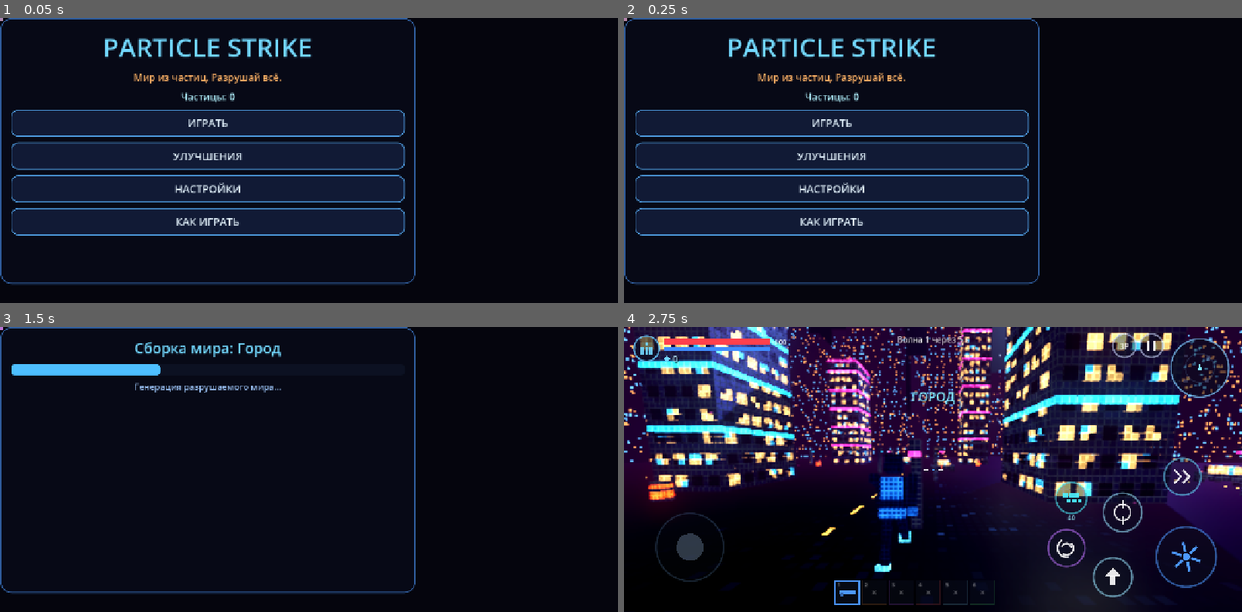
Above: before the commit, frames 1-4 (two rows, left to right).
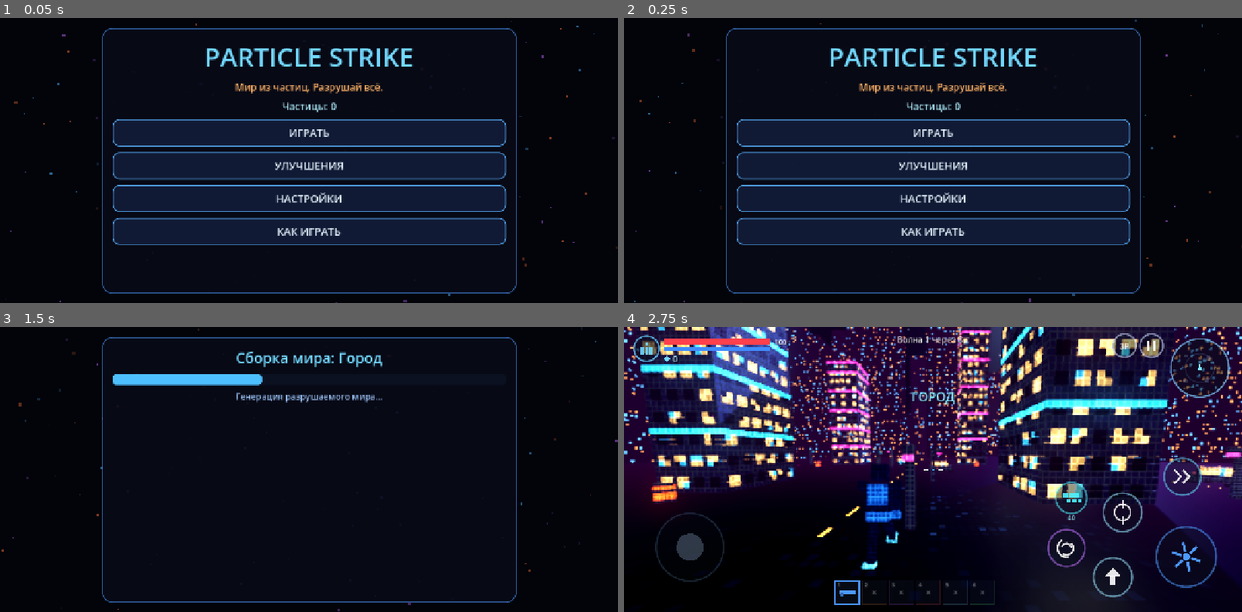
Above: after the commit, the same moments.

Repository: wwgame28/KERN-
Game: Godot game, scene res://main.tscn
The game is run twice, just before and just after one commit, with the same random seed, the same clock (stepped at 60 frames per second) and the same inputs.
Inputs (mouse positions are in pixels of both pictures, inside the frame that each line leads up to):
- Up to frame 1 (0.05 s): no input
- Up to frame 2 (0.25 s): no input
- Up to frame 3 (1.5 s): click "ИГРАТЬ" at 0.5 s; click "Город Ночной мегаполис. Небос…" at 1.25 s
- Up to frame 4 (2.75 s): tap Enter at 2, 2.1 s; move the mouse to (1068, 455) at 2.02 s; hold D from 2.03 s (still down); click (1068, 455) at 2.17 s; tap Space at 2.27 s

The runs differ from the first frame. In frame 1, 31% of the frame differs, in the area x 0-100%, y 0-100%; in frame 2, 31%; in frame 3, 6.0%; in frame 4, 26%.

Commit message:
Verify Particle Strike in Godot 4.4.1, fix found bugs, add polish and screenshots
Ran the project in the real engine (headless autotests for all 4 locations and
software-Vulkan Mobile rendering) and fixed what it found:
- FSR is Forward+-only in 4.4: use MetalFX Spatial when available, else bilinear
- menus/HUD/controls were not filling the screen (anchors without offsets)
- rockets missed strafing enemies: proximity fuse for player projectiles
- lighter first wave, less washed-out village/wasteland skies, camera framing,
  slimmer first-person weapon, subtler ground dots

Added haptics, per-location ambient music (generated on the loading screen),
first-run control tips, and in-game screenshots in docs/screenshots.

Co-Authored-By: Claude Opus 5.5 <noreply@anthropic.com>
Claude-Session: https://claude.ai/code/session_018s4e9gPykevP7yuupBYUFD

Diff:
--- a/particle_strike/scripts/autoload/game_state.gd
+++ b/particle_strike/scripts/autoload/game_state.gd
@@ -53,6 +53,9 @@
 	"all_locations": false,
 	"invert_y": false,
 	"sound": true,
+	"music": true,
+	"vibration": true,
+	"tips_shown": false,
 }
 
 
--- a/particle_strike/scripts/autoload/perf.gd
+++ b/particle_strike/scripts/autoload/perf.gd
@@ -54,10 +54,21 @@
 	preset_applied.emit()
 
 
+func _upscale_mode() -> int:
+	## FSR 1.0 в Godot 4.4 есть только в Forward+. На Mobile-рендере под Metal
+	## (Godot 4.5+) берём MetalFX Spatial, иначе — билинейный апскейл.
+	if RenderingServer.get_current_rendering_method() == "forward_plus":
+		return Viewport.SCALING_3D_MODE_FSR
+	var metalfx := "SCALING_3D_MODE_METALFX_SPATIAL"
+	if ClassDB.class_has_integer_constant("Viewport", metalfx) and RenderingServer.get_current_rendering_driver_name() == "metal":
+		return ClassDB.class_get_integer_constant("Viewport", metalfx)
+	return Viewport.SCALING_3D_MODE_BILINEAR
+
+
 func _apply_scale() -> void:
 	var vp := get_viewport()
 	if current_scale < 0.99:
-		vp.scaling_3d_mode = Viewport.SCALING_3D_MODE_FSR
+		vp.scaling_3d_mode = _upscale_mode() as Viewport.Scaling3DMode
 		vp.fsr_sharpness = 0.35
 	else:
 		vp.scaling_3d_mode = Viewport.SCALING_3D_MODE_BILINEAR
--- a/particle_strike/scripts/autoload/sfx.gd
+++ b/particle_strike/scripts/autoload/sfx.gd
@@ -31,6 +31,8 @@
 }
 
 var _streams := {}
+var _music: AudioStreamPlayer
+var _music_cache := {}
 var _players: Array[AudioStreamPlayer] = []
 var _next := 0
 var _last_play := {}
@@ -44,6 +46,83 @@
 	for key in DEFS.keys():
 		var d: Array = DEFS[key]
 		_streams[key] = _synth(d[0], d[1], d[2], d[3], d[4], d[5], d[6], d[7])
+	_music = AudioStreamPlayer.new()
+	_music.volume_db = -14.0
+	add_child(_music)
+	GameState.settings_changed.connect(_on_settings)
+
+
+func _on_settings() -> void:
+	if not bool(GameState.get_setting("music", true)) and _music.playing:
+		_music.stop()
+
+
+# ---------------------------------------------------------------- вибрация
+
+func vibrate(ms: int) -> void:
+	if bool(GameState.get_setting("vibration", true)) and OS.has_feature("mobile"):
+		Input.vibrate_handheld(ms)
+
+
+# ---------------------------------------------------------------- музыка
+
+# Аккорды-«подложки» для локаций (Гц). Частоты кратны 1/8 Гц — петля 8 с без щелчка.
+const MOODS := {
+	"city": [110.0, 164.75, 220.0, 261.625, 329.625],
+	"village": [130.75, 196.0, 261.625, 329.625, 392.0],
+	"wasteland": [73.375, 110.0, 146.875, 220.0, 293.625],
+	"space": [82.375, 123.5, 164.75, 246.875, 369.875],
+	"menu": [98.0, 146.875, 196.0, 293.625, 370.0],
+}
+
+
+func prepare_music(mood: String) -> void:
+	## Генерация заранее (на экране загрузки), чтобы не было рывка в игре.
+	if not _music_cache.has(mood):
+		_music_cache[mood] = _pad(MOODS.get(mood, MOODS["menu"]))
+
+
+func play_music(mood: String) -> void:
+	if not bool(GameState.get_setting("music", true)):
+		return
+	prepare_music(mood)
+	if _music.stream == _music_cache[mood] and _music.playing:
+		return
+	_music.stream = _music_cache[mood]
+	_music.play()
+
+
+func stop_music() -> void:
+	_music.stop()
+
+
+func _pad(freqs: Array) -> AudioStreamWAV:
+	## Медленный эмбиент-аккорд: синусы с лёгкой расстройкой и «дыханием» громкости.
+	var dur := 8.0
+	var rate := 11025
+	var n := int(dur * rate)
+	var data := PackedByteArray()
+	data.resize(n * 2)
+	var count := freqs.size()
+	for i in n:
+		var t := float(i) / rate
+		var s := 0.0
+		for k in count:
+			var f: float = freqs[k]
+			var lfo := 0.55 + 0.45 * sin(TAU * t / dur * float(k % 2 + 1) + float(k))
+			s += sin(TAU * f * t) * lfo
+			s += sin(TAU * (f * 2.0) * t) * 0.12 * lfo
+		s = s / float(count) * 0.55
+		data.encode_s16(i * 2, int(clampf(s, -1.0, 1.0) * 32767.0))
+	var w := AudioStreamWAV.new()
+	w.format = AudioStreamWAV.FORMAT_16_BITS
+	w.mix_rate = rate
+	w.stereo = false
+	w.data = data
+	w.loop_mode = AudioStreamWAV.LOOP_FORWARD
+	w.loop_begin = 0
+	w.loop_end = n
+	return w
 
 
 func play(sound: String, volume_db: float = 0.0, pitch_jitter: float = 0.08) -> void:
--- a/particle_strike/scripts/core/game_world.gd
+++ b/particle_strike/scripts/core/game_world.gd
@@ -159,6 +159,7 @@
 		schedule_explosion(pos, 5.0, 0.05)
 	if n > 450:
 		slowmo(0.5, 0.35)
+		Sfx.vibrate(60)
 
 
 # ---------------------------------------------------------------- лучи
@@ -242,6 +243,8 @@
 		debris.burst(pos, 8, col, radius * 4.0, 0.14, true, 2.0)
 		Sfx.play_at("hit", pos)
 	add_shake(clampf(radius * 0.1, 0.05, 0.6) * _shake_falloff(pos))
+	if big_fx and radius >= 2.5 and _shake_falloff(pos) > 0.5:
+		Sfx.vibrate(25)
 
 
 func schedule_explosion(pos: Vector3, radius: float, delay: float) -> void:
--- a/particle_strike/scripts/core/level_builder.gd
+++ b/particle_strike/scripts/core/level_builder.gd
@@ -164,11 +164,11 @@
 		"horizon_sharp": 0.45,
 		"ambient": Color(0.55, 0.42, 0.45), "ambient_energy": 0.55,
 		"sun_light": Color(1.0, 0.7, 0.45), "sun_energy": 1.35, "sun_elev": 13.0, "sun_yaw": -60.0,
-		"fog_color": Color(0.85, 0.55, 0.42), "fog_density": 0.006, "glow": 0.8, "bloom": 0.1,
-	})
-	LevelEnv.make_ground(gw, {
-		"base_color": Color(0.17, 0.24, 0.09), "dot_color": Color(1.0, 0.85, 0.45), "dot_scale": 2.6,
-		"dot_glow": 0.18, "roughness_val": 0.9,
+		"fog_color": Color(0.9, 0.6, 0.45), "fog_density": 0.0032, "fog_sky": 0.08, "glow": 0.7, "bloom": 0.05,
+	})
+	LevelEnv.make_ground(gw, {
+		"base_color": Color(0.16, 0.26, 0.08), "dot_color": Color(1.0, 0.85, 0.45), "dot_scale": 3.0,
+		"dot_glow": 0.15, "roughness_val": 0.9, "dot_size": 0.2, "contrast": 0.85,
 	})
 	LevelEnv.make_bounds(gw, 64.0)
 	LevelEnv.make_backdrop(gw, "mountains", rng, {
@@ -215,16 +215,16 @@
 	var gw := ctx.gw
 	var rng := ctx.rng
 	LevelEnv.make_environment(gw, {
-		"top_color": Color(0.32, 0.38, 0.55), "horizon_color": Color(0.95, 0.62, 0.38),
-		"bottom_color": Color(0.4, 0.3, 0.2), "sun_color": Color(1.0, 0.85, 0.6), "sun_size": 0.04,
-		"horizon_sharp": 0.5,
+		"top_color": Color(0.2, 0.36, 0.66), "horizon_color": Color(0.95, 0.62, 0.38),
+		"bottom_color": Color(0.4, 0.3, 0.2), "sun_color": Color(0.8, 0.62, 0.4), "sun_size": 0.018,
+		"horizon_sharp": 0.35, "exposure": 0.9,
 		"ambient": Color(0.6, 0.5, 0.42), "ambient_energy": 0.6,
 		"sun_light": Color(1.0, 0.82, 0.62), "sun_energy": 1.5, "sun_elev": 28.0, "sun_yaw": 20.0,
-		"fog_color": Color(0.82, 0.6, 0.42), "fog_density": 0.011, "fog_sky": 0.4, "glow": 0.7, "bloom": 0.06,
-	})
-	LevelEnv.make_ground(gw, {
-		"base_color": Color(0.48, 0.34, 0.2), "dot_color": Color(1.0, 0.7, 0.4), "dot_scale": 2.2,
-		"dot_glow": 0.12, "roughness_val": 0.95,
+		"fog_color": Color(0.82, 0.6, 0.42), "fog_density": 0.0065, "fog_sky": 0.15, "glow": 0.45, "bloom": 0.02,
+	})
+	LevelEnv.make_ground(gw, {
+		"base_color": Color(0.48, 0.34, 0.2), "dot_color": Color(1.0, 0.7, 0.4), "dot_scale": 2.6,
+		"dot_glow": 0.1, "roughness_val": 0.95, "dot_size": 0.22, "contrast": 0.82,
 	})
 	LevelEnv.make_bounds(gw, 64.0)
 	LevelEnv.make_backdrop(gw, "mesas", rng, {
--- a/particle_strike/scripts/core/level_env.gd
+++ b/particle_strike/scripts/core/level_env.gd
@@ -60,7 +60,7 @@
 static func make_ground(gw: GameWorld, cfg: Dictionary, disc_radius: float = 0.0) -> void:
 	var mat := ShaderMaterial.new()
 	mat.shader = load("res://shaders/ground.gdshader")
-	for key in ["base_color", "dot_color", "dot_scale", "dot_glow", "roughness_val", "metallic_val", "road_spacing", "road_width", "road_color", "line_color"]:
+	for key in ["base_color", "dot_color", "dot_scale", "dot_glow", "dot_size", "contrast", "roughness_val", "metallic_val", "road_spacing", "road_width", "road_color", "line_color"]:
 		if cfg.has(key):
 			mat.set_shader_parameter(key, cfg[key])
 	var mi := MeshInstance3D.new()
--- a/particle_strike/scripts/core/main.gd
+++ b/particle_strike/scripts/core/main.gd
@@ -24,6 +24,7 @@
 	menus.quit_requested.connect(quit_to_menu)
 	menus.retry_requested.connect(_retry)
 	menus.show_main()
+	Sfx.play_music("menu")
 
 
 func _retry() -> void:
@@ -38,6 +39,8 @@
 	await _teardown()
 	menus.show_loading("Сборка мира: " + String(GameState.LOCATION_NAMES.get(id, id)))
 	await get_tree().process_frame
+	if bool(GameState.get_setting("music", true)):
+		Sfx.prepare_music(id)
 
 	world = GameWorld.new()
 	world.name = "World"
@@ -73,7 +76,28 @@
 	get_tree().paused = false
 	Perf.adaptive_active = true
 	world.notify.emit(String(GameState.LOCATION_NAMES.get(id, id)).to_upper(), Color(0.5, 0.9, 1.0))
+	Sfx.play_music(id)
 	_loading = false
+	if not bool(GameState.get_setting("tips_shown", false)):
+		_run_tips()
+
+
+func _run_tips() -> void:
+	## Подсказки при первом запуске.
+	var tips := [
+		"Левый палец — бег, правый — поворот камеры",
+		"Держи ОГОНЬ и веди пальцем — прицел следует за ним",
+		"Стреляй в низ зданий — верх рухнет целиком",
+		"Светящиеся частицы — валюта. Подходи ближе — магнит соберёт",
+		"Вихрь заряжается от разрушений. Стена стоит 40 частиц",
+	]
+	var w := world
+	for t in tips:
+		await get_tree().create_timer(4.5, false).timeout
+		if world != w or world == null or hud == null:
+			return
+		hud.show_tip(t, 4.2)
+	GameState.set_setting("tips_shown", true)
 
 
 func _teardown() -> void:
@@ -122,6 +146,7 @@
 	GameState.save_game()
 	await _teardown()
 	menus.show_main()
+	Sfx.play_music("menu")
 
 
 func _on_player_died() -> void:
--- a/particle_strike/scripts/core/projectile_system.gd
+++ b/particle_strike/scripts/core/projectile_system.gd
@@ -141,6 +141,12 @@
 			var mask := GameWorld.L_WORLD | GameWorld.L_DESTRUCT
 			mask |= GameWorld.L_ENEMY if p.team == 0 else GameWorld.L_PLAYER
 			var hit := gw.raycast(p.pos, next, mask)
+			if p.team == 0 and hit.get("enemy") == null:
+				# неконтактный взрыватель / «толстый» луч: прощает промах на сенсорном экране
+				var seg_end: Vector3 = next if hit.is_empty() else hit["position"]
+				var near := _proximity_enemy(gw, p.pos, seg_end, _proximity(p))
+				if near:
+					hit = {"position": near.center() - p.vel.normalized() * near.hit_radius * 0.5, "enemy": near, "normal": -p.vel.normalized(), "object": null}
 			if not hit.is_empty():
 				_impact(gw, p, hit)
 				done = true
@@ -160,6 +166,32 @@
 			if p.trail_t > 0.02:
 				p.trail_t = 0.0
 				gw.debris.spawn(p.pos - p.vel.normalized() * 0.4, Vector3(randf_range(-1, 1), randf_range(0, 1.5), randf_range(-1, 1)), Color(1.0, 0.5, 0.2), 0.16, true)
+
+
+func _proximity(p: Proj) -> float:
+	match p.kind:
+		"rocket":
+			return 1.1
+		"frag":
+			return 0.5
+	return 0.3
+
+
+func _proximity_enemy(gw: GameWorld, a: Vector3, b: Vector3, extra: float) -> Enemy:
+	var ab := b - a
+	var l2 := maxf(ab.length_squared(), 0.0001)
+	var best: Enemy = null
+	var best_t := 2.0
+	for e: Enemy in gw.enemies:
+		if not e.is_alive():
+			continue
+		var c := e.center()
+		var t := clampf((c - a).dot(ab) / l2, 0.0, 1.0)
+		var r := e.hit_radius + extra
+		if c.distance_squared_to(a + ab * t) < r * r and t < best_t:
+			best_t = t
+			best = e
+	return best
 
 
 func _update_plasma(gw: GameWorld, p: Proj, next: Vector3) -> bool:
--- a/particle_strike/scripts/core/voxel_rig.gd
+++ b/particle_strike/scripts/core/voxel_rig.gd
@@ -168,7 +168,7 @@
 
 static func build_gun(rig: VoxelRig, parent_name: String, color: Color, kind: String, hand_y: float = -0.58) -> Part:
 	var c := Color(color.r, color.g, color.b, 1.0)
-	var dark := Color(0.12, 0.13, 0.18, 0.1)
+	var dark := Color(color.r * 0.35 + 0.05, color.g * 0.35 + 0.05, color.b * 0.35 + 0.07, 0.35)
 	var l := 0.45
 	match kind:
 		"shotgun":
--- a/particle_strike/scripts/core/wave_director.gd
+++ b/particle_strike/scripts/core/wave_director.gd
@@ -21,7 +21,7 @@
 	gw = world
 	wave = 0
 	state = "break"
-	break_t = 5.0
+	break_t = 9.0
 
 
 func remaining() -> int:
@@ -66,7 +66,7 @@
 	hp_mult = 1.0 + 0.12 * float(wave - 1)
 	alive_cap = mini(10 + wave, 22)
 	to_spawn.clear()
-	var n := 5 + wave * 3
+	var n := 3 + wave * 3
 	for i in n:
 		var r := randf()
 		var t := "swarmer"
--- a/particle_strike/scripts/enemies/enemy.gd
+++ b/particle_strike/scripts/enemies/enemy.gd
@@ -5,7 +5,7 @@
 ## Колосс (босс каждые 5 волн). Статусы: заморозка, горение, отбрасывание.
 
 const TYPES := {
-	"swarmer": {"name": "Рой", "hp": 34.0, "speed": 8.5, "damage": 9.0, "reward": 8,
+	"swarmer": {"name": "Рой", "hp": 34.0, "speed": 8.0, "damage": 7.0, "reward": 8,
 		"color": Color(0.45, 0.15, 0.75), "glow": Color(1.0, 0.3, 0.9), "radius": 0.5, "height": 0.9, "scale": 1.0},
 	"shooter": {"name": "Стрелок", "hp": 70.0, "speed": 4.8, "damage": 10.0, "reward": 14,
 		"color": Color(0.55, 0.1, 0.14), "glow": Color(1.0, 0.35, 0.25), "radius": 0.45, "height": 1.8, "scale": 1.0},
@@ -242,7 +242,7 @@
 			"swarmer":
 				want = dir_flat * speed
 				if dist < 1.8 and attack_cd <= 0.0:
-					attack_cd = 0.9
+					attack_cd = 1.1
 					pl.take_damage(float(def["damage"]), global_position)
 					knock -= dir_flat * 4.0
 			"shooter":
--- a/particle_strike/scripts/player/player.gd
+++ b/particle_strike/scripts/player/player.gd
@@ -81,13 +81,13 @@
 	cam_pitch = Node3D.new()
 	cam_yaw.add_child(cam_pitch)
 	spring = SpringArm3D.new()
-	spring.spring_length = 3.4
+	spring.spring_length = 3.8
 	spring.margin = 0.25
 	spring.collision_mask = GameWorld.L_WORLD | GameWorld.L_DESTRUCT
 	var sph := SphereShape3D.new()
 	sph.radius = 0.25
 	spring.shape = sph
-	spring.position = Vector3(0.7, 0.15, 0)
+	spring.position = Vector3(1.05, 0.3, 0)
 	cam_pitch.add_child(spring)
 	spring.add_excluded_object(get_rid())
 	camera = Camera3D.new()
@@ -98,9 +98,10 @@
 	camera.current = true
 
 	viewmodel = VoxelRig.new()
-	viewmodel.vsize = 0.05
-	viewmodel.position = Vector3(0.26, -0.24, -0.45)
-	viewmodel.rotation_degrees.y = 180.0
+	viewmodel.vsize = 0.03
+	viewmodel.position = Vector3(0.24, -0.2, -0.42)
+	viewmodel.rotation_degrees = Vector3(-2.0, 186.0, 0.0)
+	viewmodel.scale = Vector3.ONE * 0.65
 	camera.add_child(viewmodel)
 
 	for id in WeaponData.ORDER:
@@ -282,6 +283,7 @@
 	hit_flash = 1.0
 	gw.add_shake(0.22)
 	Sfx.play("hurt", -2.0)
+	Sfx.vibrate(35)
 	damaged.emit(from_pos)
 	health_changed.emit(hp, max_hp, shield, max_shield)
 	if hp <= 0.0:
@@ -518,8 +520,8 @@
 		spring.spring_length = 0.0
 		spring.position = Vector3(0, 0.1, 0)
 	else:
-		spring.spring_length = lerpf(spring.spring_length, 2.1 if aiming else 3.4, clampf(delta * 8.0, 0.0, 1.0))
-		spring.position = spring.position.lerp(Vector3(0.85 if aiming else 0.7, 0.15, 0), clampf(delta * 8.0, 0.0, 1.0))
+		spring.spring_length = lerpf(spring.spring_length, 2.2 if aiming else 3.8, clampf(delta * 8.0, 0.0, 1.0))
+		spring.position = spring.position.lerp(Vector3(1.15 if aiming else 1.05, 0.3, 0), clampf(delta * 8.0, 0.0, 1.0))
 
 	# тряска камеры
 	_shake_t += delta * 40.0
@@ -537,7 +539,7 @@
 	rig.rotation.y = lerp_angle(rig.rotation.y, yaw + PI, clampf(delta * 14.0, 0.0, 1.0))
 	var firing_pose := aiming or (controls != null and controls.fire_held) or recoil > 0.05
 	rig.animate_humanoid(anim_t, move, not is_on_floor(), pitch if firing_pose else -0.3, firing_pose, recoil, clampf(dash_t / DASH_TIME, 0.0, 1.0), land_squash)
-	viewmodel.position = Vector3(0.26, -0.24 + sin(anim_t) * 0.01 * move, -0.45 + recoil * 0.06)
+	viewmodel.position = Vector3(0.24, -0.2 + sin(anim_t) * 0.008 * move, -0.42 + recoil * 0.05)
 	hit_flash = maxf(hit_flash - delta * 5.0, 0.0)
 	var fl := hit_flash * 0.8 + (0.35 if invuln > 0.0 else 0.0)
 	rig.set_flash(fl)
--- a/particle_strike/scripts/ui/hud.gd
+++ b/particle_strike/scripts/ui/hud.gd
@@ -19,13 +19,15 @@
 var _shield := 50.0
 var _max_shield := 50.0
 var _shown_particles := 0.0
+var _tip := ""
+var _tip_t := 0.0
 
 
 func setup(world: GameWorld, p: Player, c: TouchControls) -> void:
 	gw = world
 	player = p
 	controls = c
-	set_anchors_preset(Control.PRESET_FULL_RECT)
+	set_anchors_and_offsets_preset(Control.PRESET_FULL_RECT)
 	mouse_filter = Control.MOUSE_FILTER_IGNORE
 	gw.notify.connect(_on_notify)
 	gw.hit_marker.connect(_on_hit)
@@ -46,6 +48,11 @@
 		_notes.pop_front()
 
 
+func show_tip(text: String, duration: float) -> void:
+	_tip = text
+	_tip_t = duration
+
+
 func _on_hit(kill: bool) -> void:
 	_hit_t = 0.18
 	if kill:
@@ -74,6 +81,7 @@
 	_kill_t = maxf(_kill_t - delta, 0.0)
 	_dmg_t = maxf(_dmg_t - delta, 0.0)
 	_combo_pop = maxf(_combo_pop - delta * 4.0, 0.0)
+	_tip_t = maxf(_tip_t - delta, 0.0)
 	for i in range(_notes.size() - 1, -1, -1):
 		_notes[i]["t"] = float(_notes[i]["t"]) - delta
 		if float(_notes[i]["t"]) <= 0.0:
@@ -219,6 +227,15 @@
 		_text(font, Vector2(0, ny), String(n["text"]), int(26 * u), Color(c.r, c.g, c.b, a2), HORIZONTAL_ALIGNMENT_CENTER, vp.x)
 		ny += 34.0 * u
 
+	# --- подсказка обучения
+	if _tip_t > 0.0 and _tip != "":
+		var ta := clampf(_tip_t / 0.5, 0.0, 1.0)
+		var tw := minf(vp.x * 0.5, 620.0 * u)
+		var tr := Rect2((vp.x - tw) * 0.5, vp.y * 0.62, tw, 44.0 * u)
+		draw_rect(tr, Color(0.03, 0.05, 0.12, 0.7 * ta))
+		draw_rect(tr, Color(0.4, 0.8, 1.0, 0.6 * ta), false, 2.0)
+		_text(font, tr.position + Vector2(0, 29.0 * u), _tip, int(18 * u), Color(0.9, 0.97, 1.0, ta), HORIZONTAL_ALIGNMENT_CENTER, tw)
+
 	# --- FPS
 	if bool(GameState.get_setting("show_fps", false)):
 		var fps_txt := "%d FPS · 3D %d%%" % [int(Engine.get_frames_per_second()), int(Perf.current_scale * 100.0)]
--- a/particle_strike/scripts/ui/menus.gd
+++ b/particle_strike/scripts/ui/menus.gd
@@ -24,15 +24,15 @@
 
 
 func _ready() -> void:
-	set_anchors_preset(Control.PRESET_FULL_RECT)
+	set_anchors_and_offsets_preset(Control.PRESET_FULL_RECT)
 	theme = _make_theme()
 	bg = Control.new()
-	bg.set_anchors_preset(Control.PRESET_FULL_RECT)
+	bg.set_anchors_and_offsets_preset(Control.PRESET_FULL_RECT)
 	bg.mouse_filter = Control.MOUSE_FILTER_STOP
 	bg.draw.connect(_draw_bg)
 	add_child(bg)
 	center = CenterContainer.new()
-	center.set_anchors_preset(Control.PRESET_FULL_RECT)
+	center.set_anchors_and_offsets_preset(Control.PRESET_FULL_RECT)
 	center.mouse_filter = Control.MOUSE_FILTER_IGNORE
 	add_child(center)
 	panel = PanelContainer.new()
@@ -360,6 +360,8 @@
 	_toggle("Вид от первого лица", "first_person")
 	_toggle("Инверсия по вертикали", "invert_y")
 	_toggle("Звук", "sound")
+	_toggle("Музыка", "music")
+	_toggle("Вибрация", "vibration")
 	_toggle("Показывать FPS", "show_fps")
 	_toggle("Открыть все локации", "all_locations")
 	_slider("Чувствительность", "sensitivity", 0.3, 2.5, 0.05)
--- a/particle_strike/scripts/ui/touch_controls.gd
+++ b/particle_strike/scripts/ui/touch_controls.gd
@@ -34,7 +34,7 @@
 func setup(world: GameWorld, p: Player) -> void:
 	gw = world
 	player = p
-	set_anchors_preset(Control.PRESET_FULL_RECT)
+	set_anchors_and_offsets_preset(Control.PRESET_FULL_RECT)
 	mouse_filter = Control.MOUSE_FILTER_IGNORE
 	_layout()
 
--- a/particle_strike/shaders/ground.gdshader
+++ b/particle_strike/shaders/ground.gdshader
@@ -7,6 +7,8 @@
 uniform vec3 dot_color : source_color = vec3(0.3, 0.5, 1.0);
 uniform float dot_scale = 2.0;
 uniform float dot_glow = 0.6;
+uniform float dot_size = 0.3;
+uniform float contrast = 0.65;
 uniform float roughness_val = 0.7;
 uniform float metallic_val = 0.0;
 uniform float road_spacing = 0.0;
@@ -30,12 +32,12 @@
 	vec2 f = fract(p) - 0.5;
 	float h = hash(cell);
 	float d = max(abs(f.x), abs(f.y));
-	float sq = 1.0 - smoothstep(0.28, 0.38, d);
+	float sq = 1.0 - smoothstep(dot_size, dot_size + 0.08, d);
 	float aa = clamp(1.6 - fwidth(p.x) * 2.5, 0.0, 1.0);
 	sq *= aa;
 	float tw = 0.5 + 0.5 * sin(TIME * (0.8 + h * 2.0) + h * 30.0);
 	vec3 col = base_color * (0.7 + 0.6 * h);
-	vec3 albedo = mix(base_color * 0.65, col, sq);
+	vec3 albedo = mix(base_color * contrast, col, sq);
 	vec3 em = dot_color * sq * dot_glow * (0.15 + 0.85 * tw * step(0.72, h));
 	if (road_spacing > 0.0) {
 		vec2 m = abs(mod(wpos.xz + road_spacing * 0.5, road_spacing) - road_spacing * 0.5);
--- a/particle_strike/shaders/sky.gdshader
+++ b/particle_strike/shaders/sky.gdshader
@@ -34,7 +34,7 @@
 	col = mix(col, bottom_color, 1.0 - smoothstep(-0.25, 0.0, h));
 	if (LIGHT0_ENABLED) {
 		float sd = dot(d, normalize(LIGHT0_DIRECTION));
-		col += sun_color * (smoothstep(1.0 - sun_size, 1.0 - sun_size * 0.6, sd) * 3.0);
+		col += sun_color * (smoothstep(1.0 - sun_size, 1.0 - sun_size * 0.6, sd) * 1.8);
 		col += sun_color * pow(max(sd, 0.0), 10.0) * 0.45;
 	}
 	if (nebula > 0.0) {
Not shown, changed: ParticleStrike.zip
Not shown, added: docs/screenshots/01_menu.jpg
Not shown, added: docs/screenshots/02_city.jpg
Not shown, added: docs/screenshots/03_city_collapse.jpg
Not shown, added: docs/screenshots/04_village_first_person.jpg
Not shown, added: docs/screenshots/05_wasteland.jpg
Not shown, added: docs/screenshots/06_space.jpg
Not shown, added: docs/screenshots/07_upgrades.jpg
